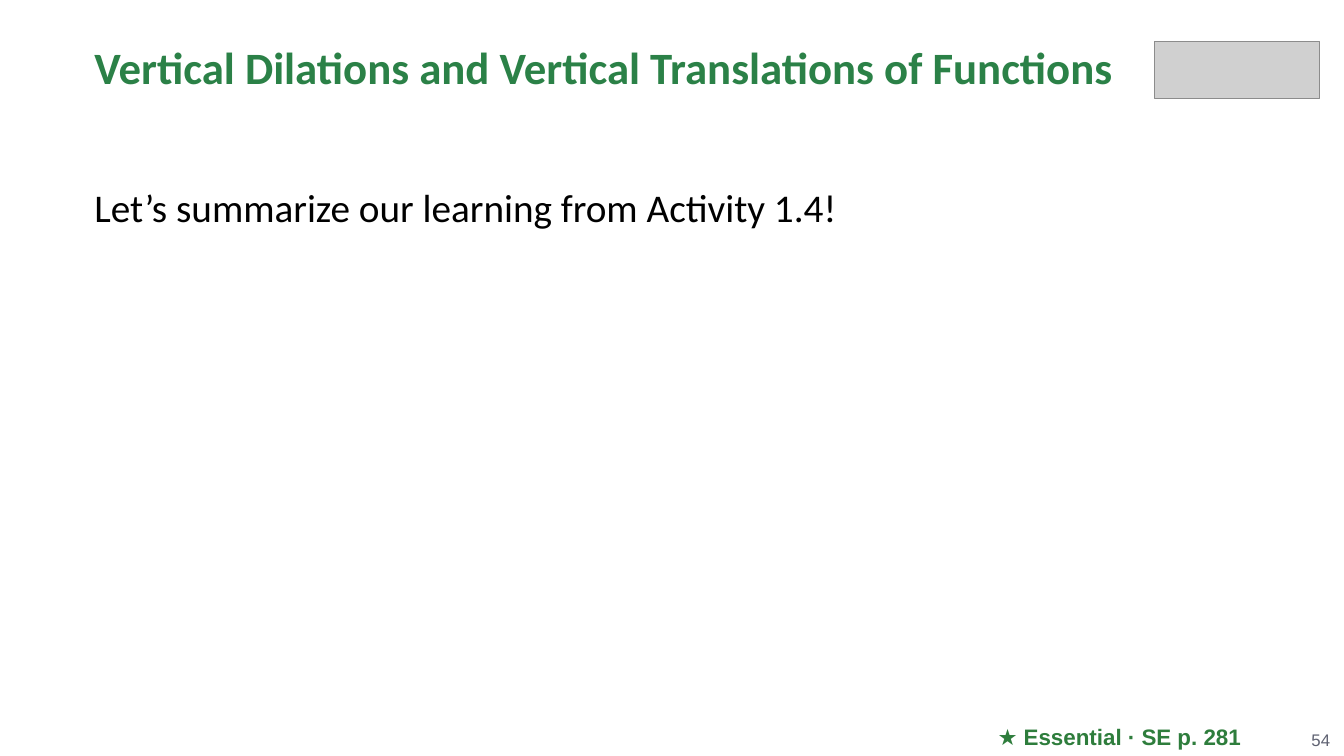
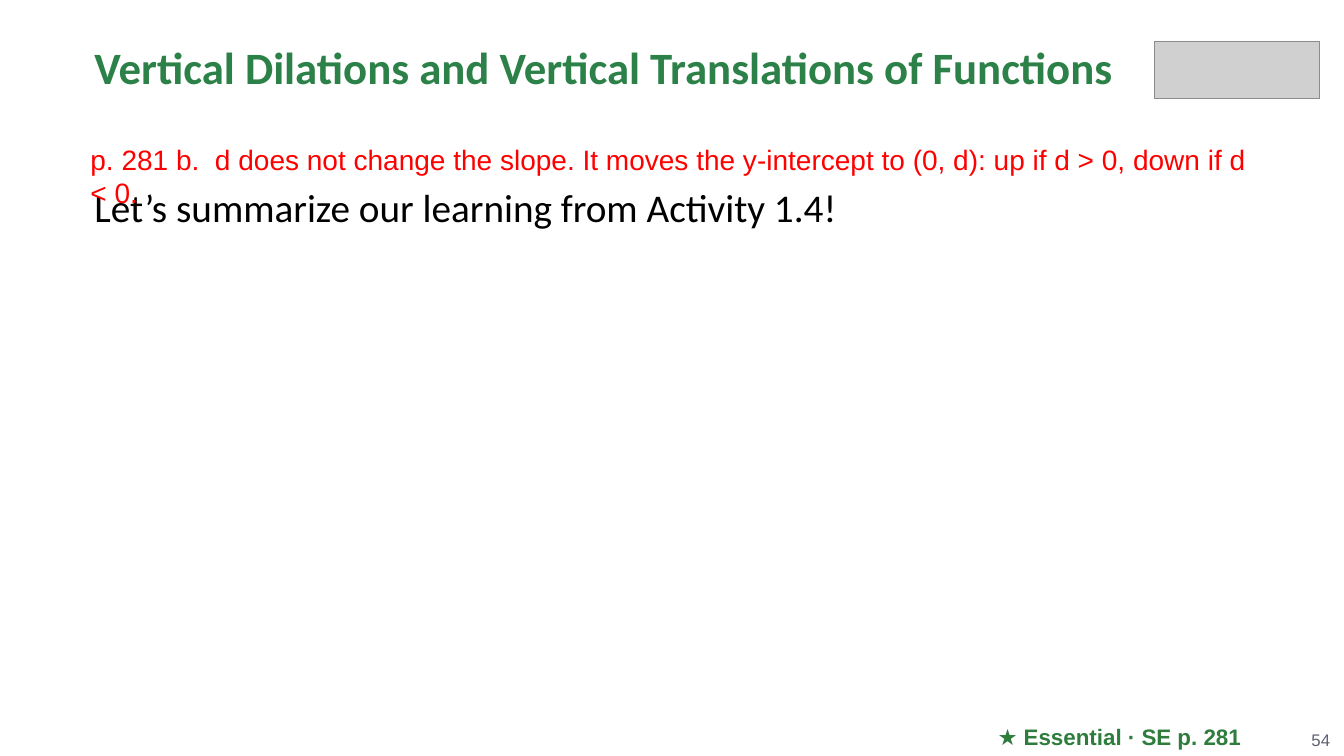
Before and after one commit to Apolloat2022/Algebra1M2U1L4, a slide deck: slide 54 of Module 2 topic 2/BLMathematics_AlgI_M2_T2_L1_LessonSlides_ENG_with_answers.pptx. Drawn at 1344x756 pixels with LibreOffice and Linux fonts; fonts in the diff are those of the drawing; grey boxes stand for pictures; background and template pictures are left out. Boxes give left, top, right and bottom in pixels: in the first picture for what was removed or moved away, otherwise in the second. Text is boxed around its words. In the diff, an @@ line names an element or a change of style, - is before the commit and + after.

```diff
--- a/Module 2 topic 2/BLMathematics_AlgI_M2_T2_L1_LessonSlides_ENG_with_answers.pptx
+++ b/Module 2 topic 2/BLMathematics_AlgI_M2_T2_L1_LessonSlides_ENG_with_answers.pptx
@@ text added at (x1=90, y1=149, x2=1246, y2=175), 20 pt, text #FF0000 @@
+p. 281 b. d does not change the slope. It moves the y-intercept to (0, d): up if d > 0, down if d < 0.
```
Also in this commit, not shown: 3 other slides changed, 1 other file.
